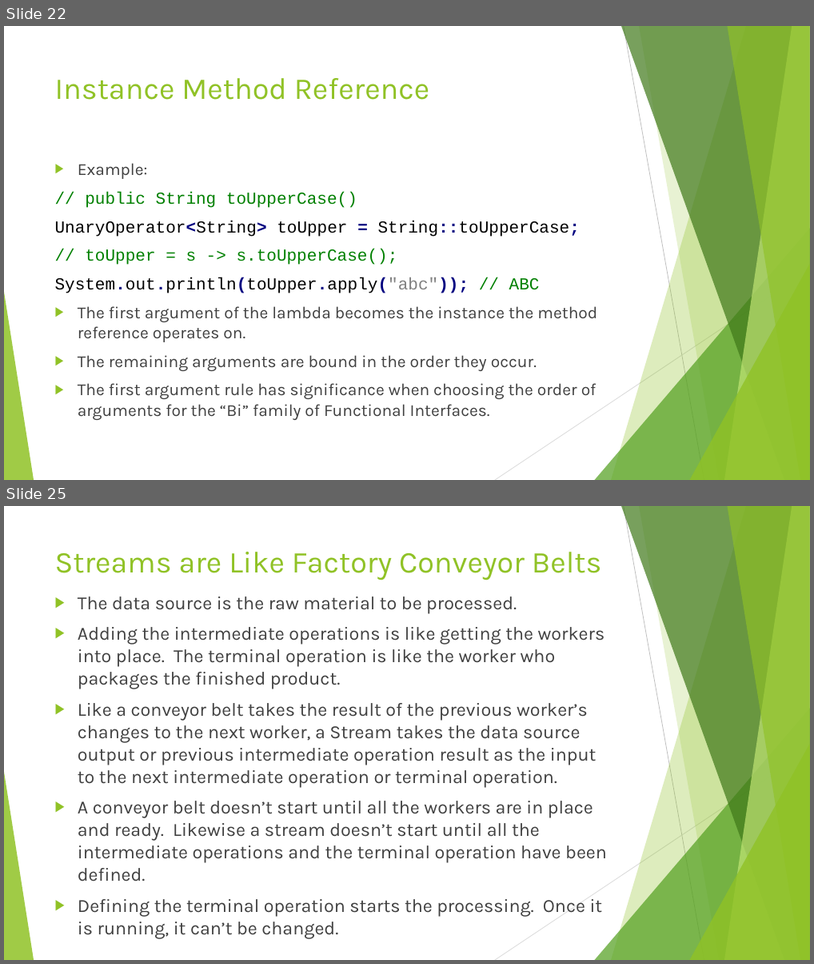
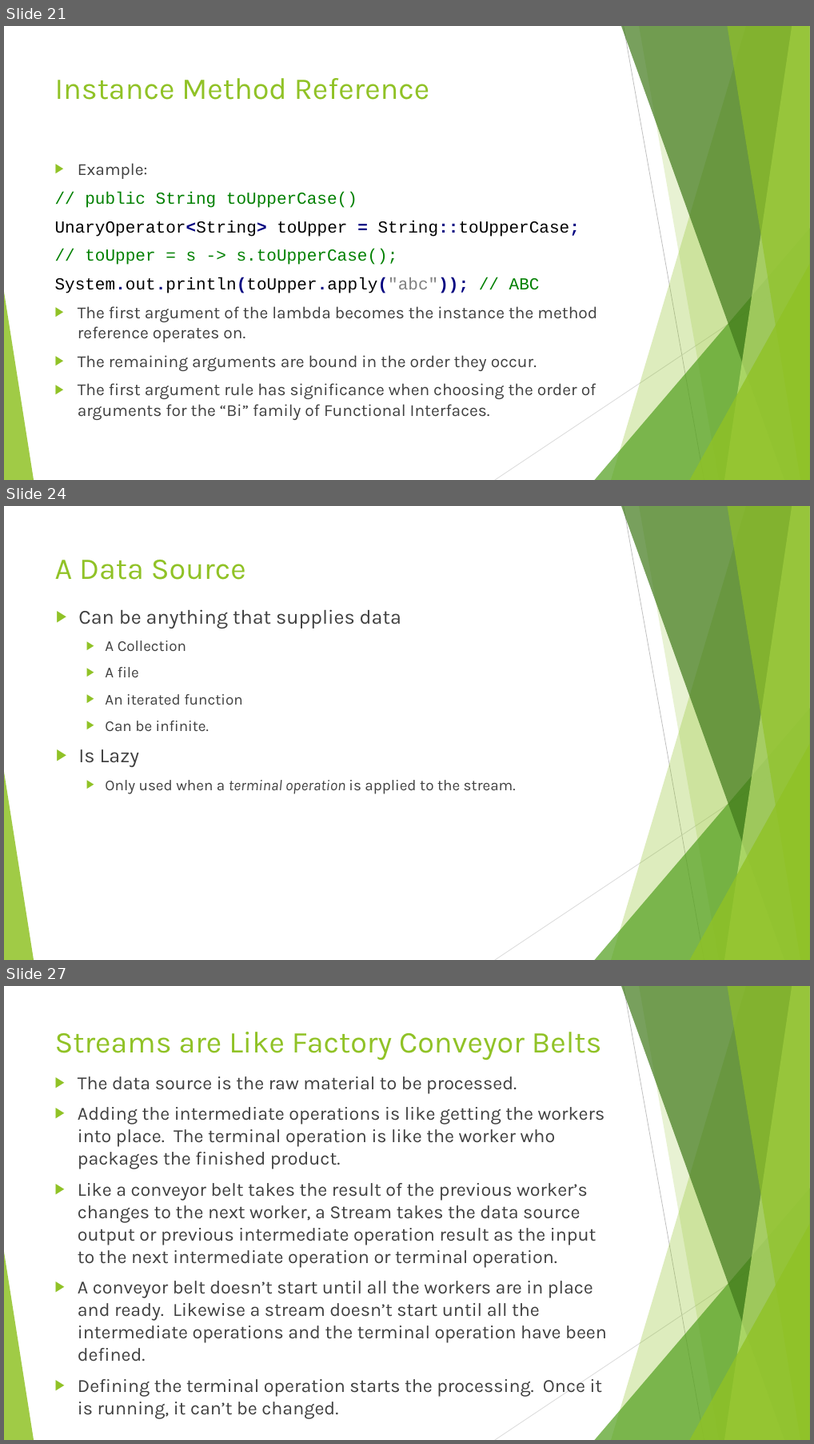
Before and after one commit to RichardRoda/2017-CodePaLOUsa-Lambda, a slide deck: Learning to Love the Lambda in the Stream.pptx. Shown one above the other, each under a label of ours: slides 22 and 25 before the commit, slides 21, 24 and 27 after it; the slides between them are not shown. The pictures are 814x964 and 814x1444 pixels, drawn with LibreOffice and Linux fonts; fonts in the diff are those of the drawing. Boxes give left, top, right and bottom in pixels: in the first picture for what was removed or moved away, otherwise in the second. Text is boxed around its words. In the diff, an @@ line names an element or a change of style, - is before the commit and + after.

```diff
--- a/Learning to Love the Lambda in the Stream.pptx
+++ b/Learning to Love the Lambda in the Stream.pptx
@@ slide 24 added at (4, 506, 810, 960), background #FFFFFF; not listed: 10 template elements that a slide beside it also shows @@
@@ title added at (55, 560, 246, 580), 36 pt, text #90C226 @@
+A Data Source
@@ text added at (78, 609, 516, 794), 18 pt, text #404040 @@
+▶ Can be anything that supplies data
+  ▶ A Collection
+  ▶ A file
+  ▶ An iterated function
+  ▶ Can be infinite.
+▶ Is Lazy
+  ▶ Only used when a terminal operation is applied to the stream.
@@ what was slide 22 is now slide 21 @@
@@ what was slide 25 is now slide 27 @@
```
Also in this commit, not shown: 13 slides changed, 2 other slides added, 1 slide removed, 1 other file.
